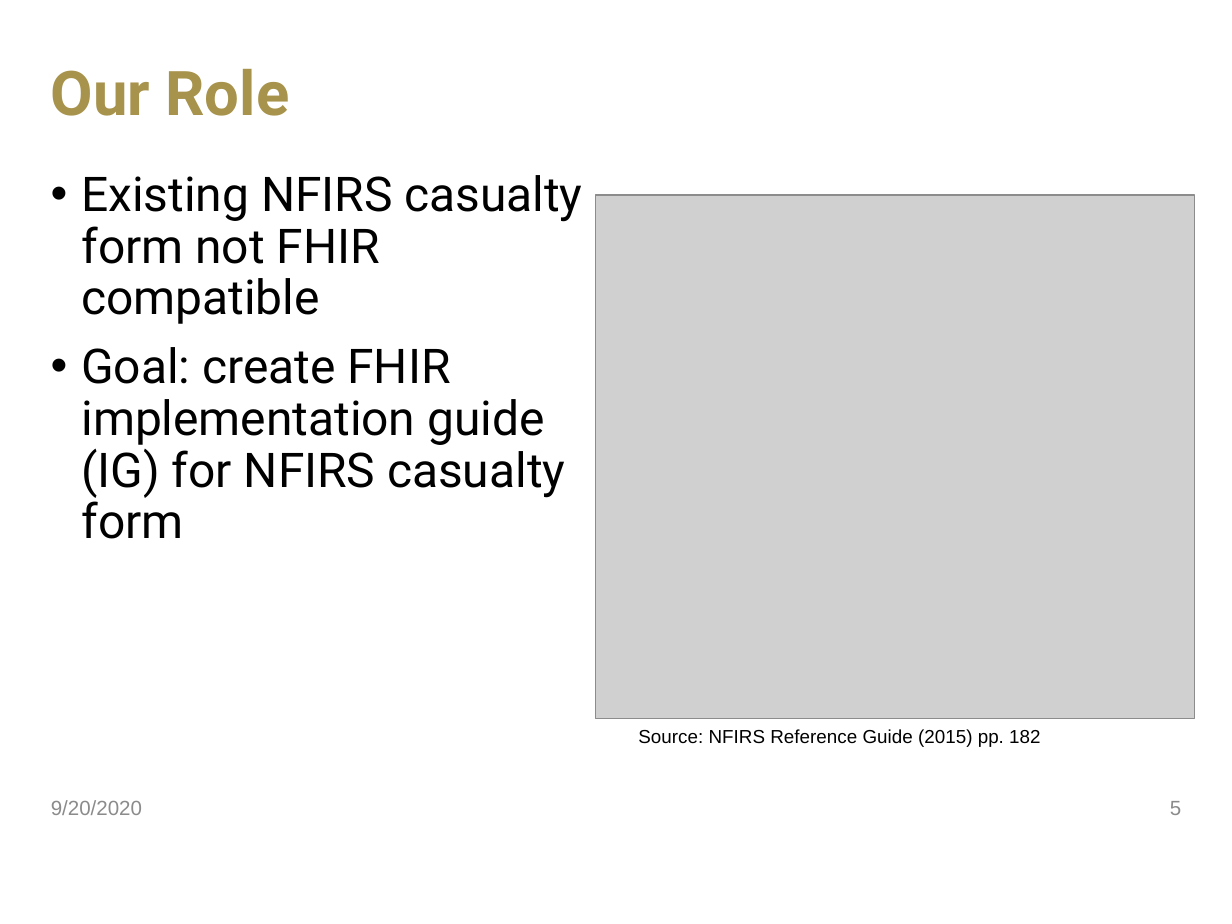
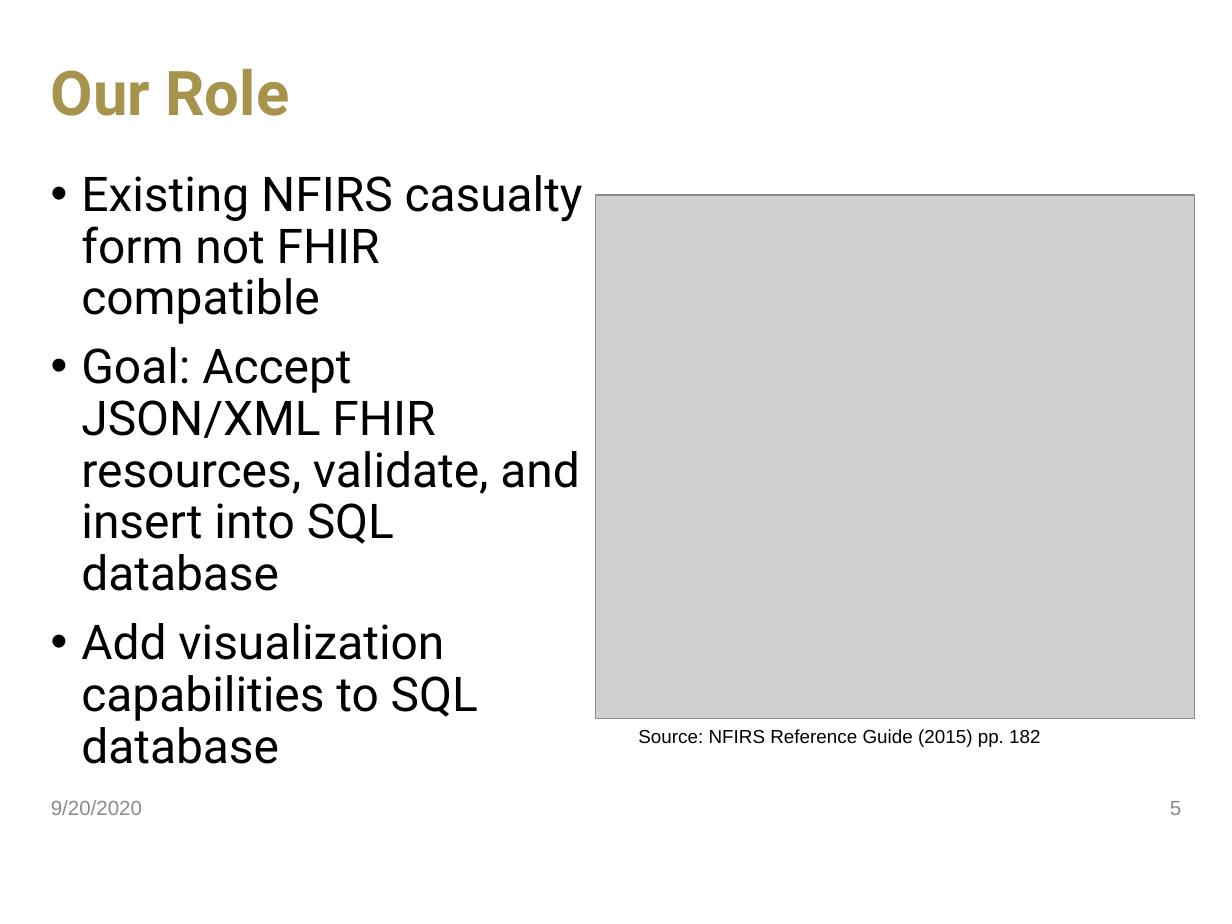
Before and after one commit to jdavis470/National-Firefighter-Registry, a slide deck: slide 5 of Team 55 Project Plan.pptx. Drawn at 1232x924 pixels with LibreOffice and Linux fonts; fonts in the diff are those of the drawing; grey boxes stand for pictures; background and template pictures are left out. Boxes give left, top, right and bottom in pixels: in the first picture for what was removed or moved away, otherwise in the second. Text is boxed around its words. In the diff, an @@ line names an element or a change of style, - is before the commit and + after.

```diff
--- a/Team 55 Project Plan.pptx
+++ b/Team 55 Project Plan.pptx
@@ text at bbox=[81, 347, 579, 764]: text changed @@
-• Goal: create FHIR implementation guide (IG) for NFIRS casualty form
+• Goal: Accept JSON/XML FHIR resources, validate, and insert into SQL database
+• Add visualization capabilities to SQL database
```
Also in this commit, not shown: 4 other slides changed, 5 slides removed.
